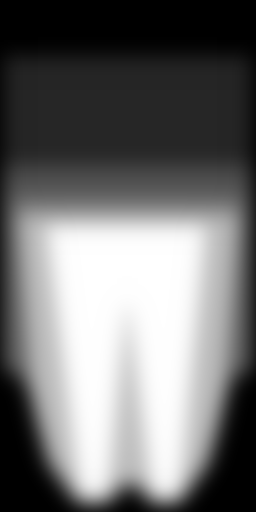
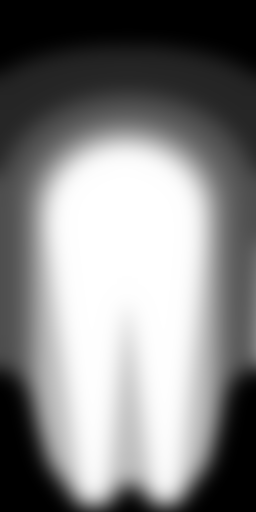
Before/after of a 256x512 layered artwork. What changed in the layer stack:
painted on "Propability_filter" over [0, 33, 256, 512]
painted on "Propability_areas" over [0, 44, 256, 507]
